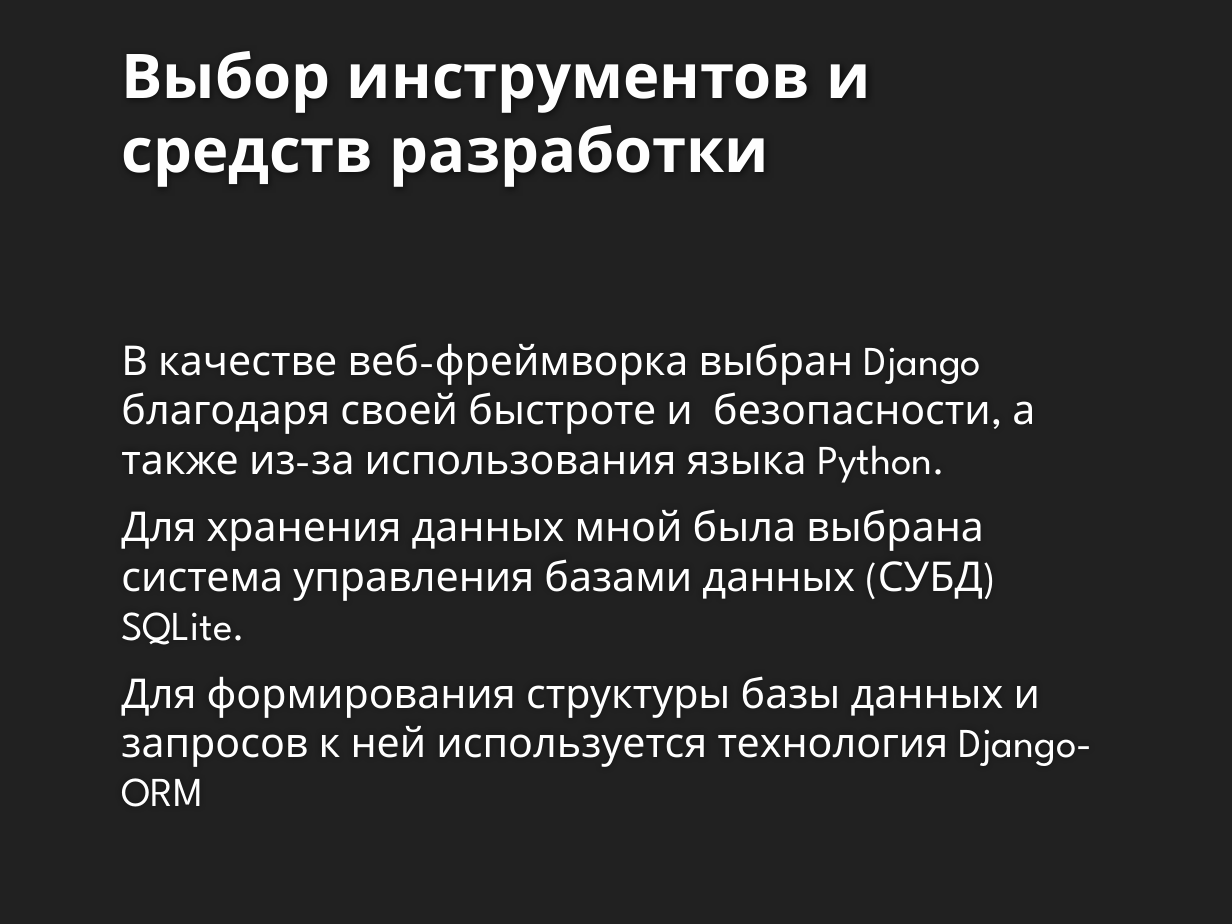
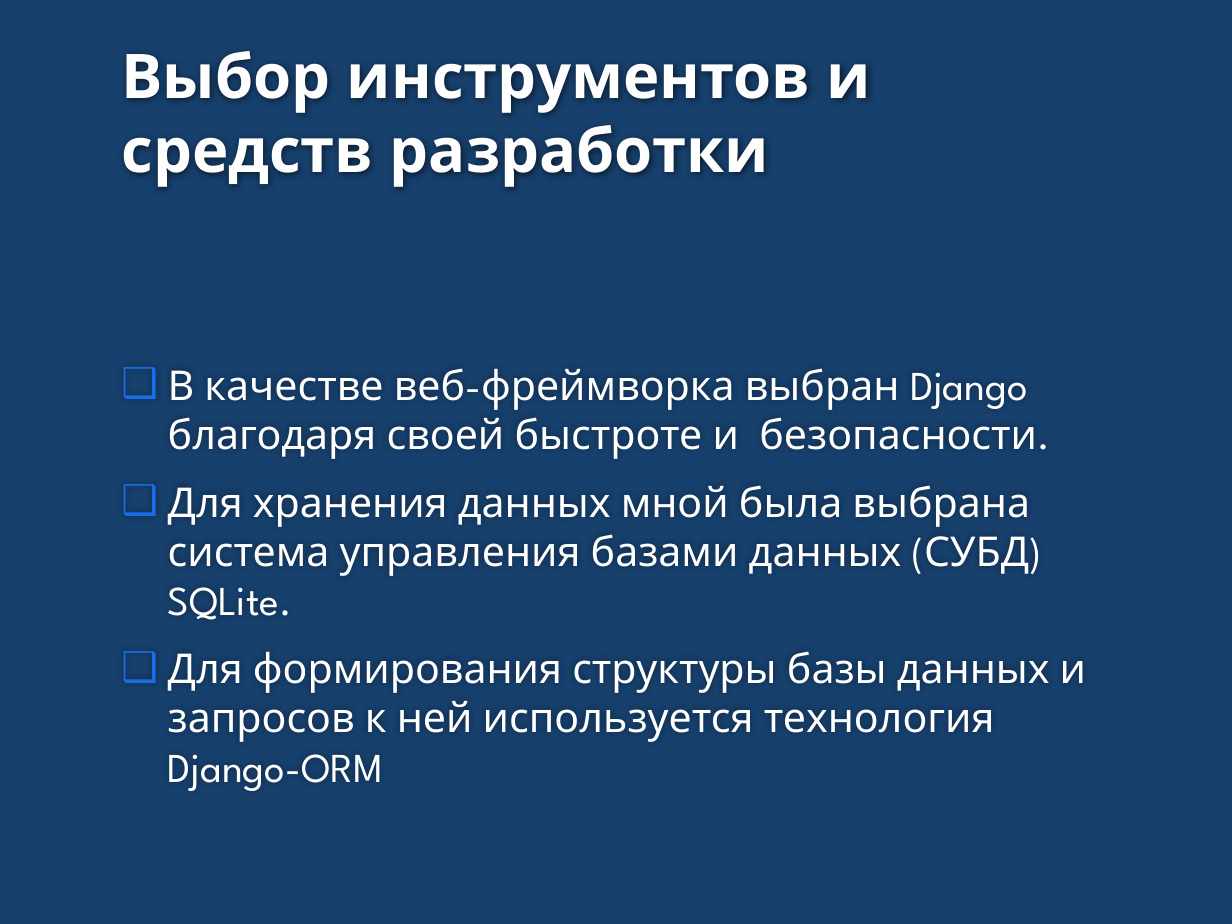
Before and after one commit to SerPan23/celevik, a slide deck: slide 5 of презентация.pptx. Drawn at 1232x924 pixels with LibreOffice and Linux fonts; fonts in the diff are those of the drawing; background and template pictures are left out. Boxes give left, top, right and bottom in pixels: in the first picture for what was removed or moved away, otherwise in the second. Text is boxed around its words. In the diff, an @@ line names an element or a change of style, - is before the commit and + after.

```diff
--- a/презентация.pptx
+++ b/презентация.pptx
@@ background #212121 to #17406D @@
@@ text at (168,368,1037,459): text changed @@
-В качестве веб-фреймворка выбран Django благодаря своей быстроте и безопасности, а также из-за использования языка Python.
+❑ В качестве веб-фреймворка выбран Django благодаря своей быстроте и безопасности.
@@ text at (168,485,1086,791): bullet none to ❑ @@
```
Also in this commit, not shown: 10 other slides changed, 1 slide added, 4 other files.
